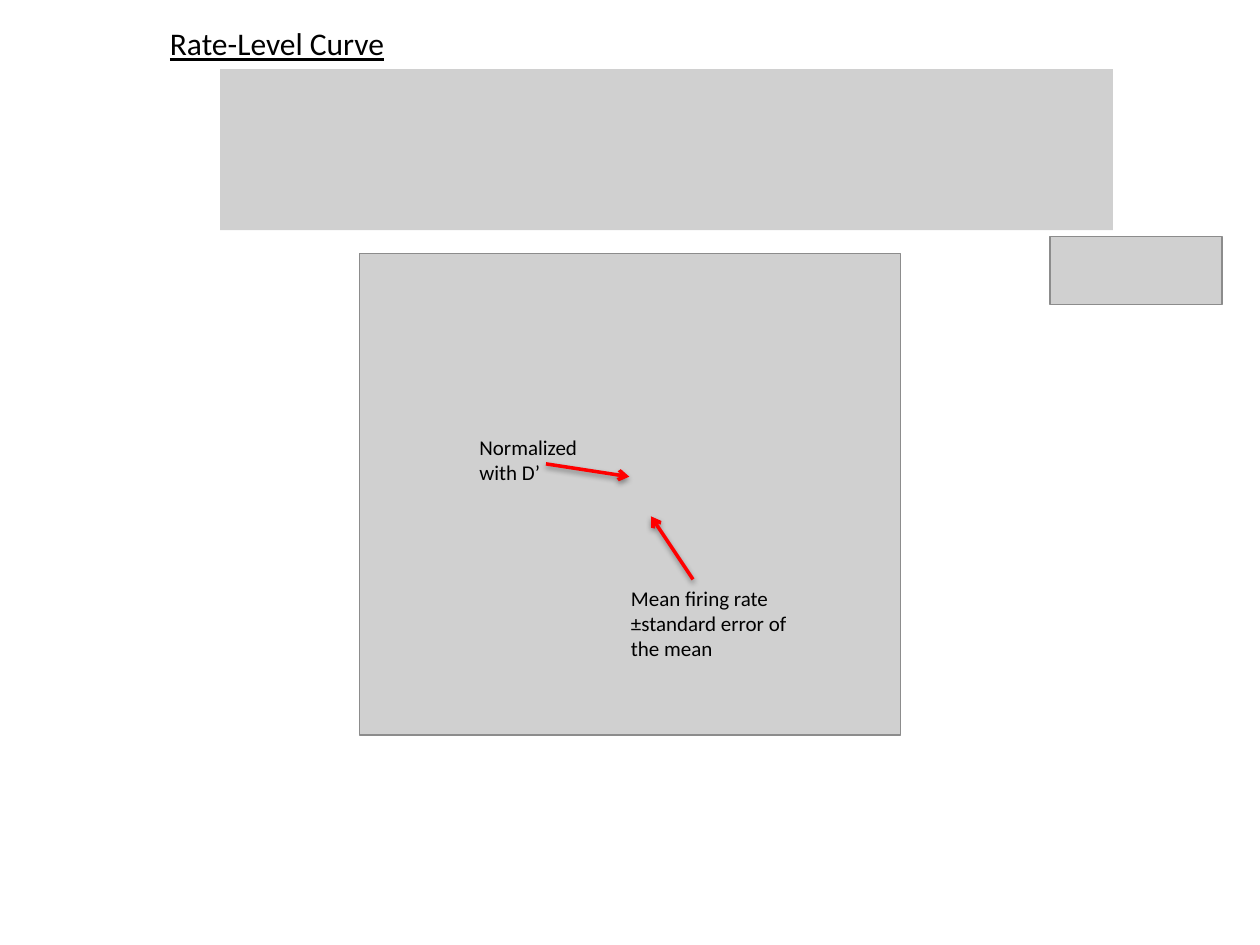
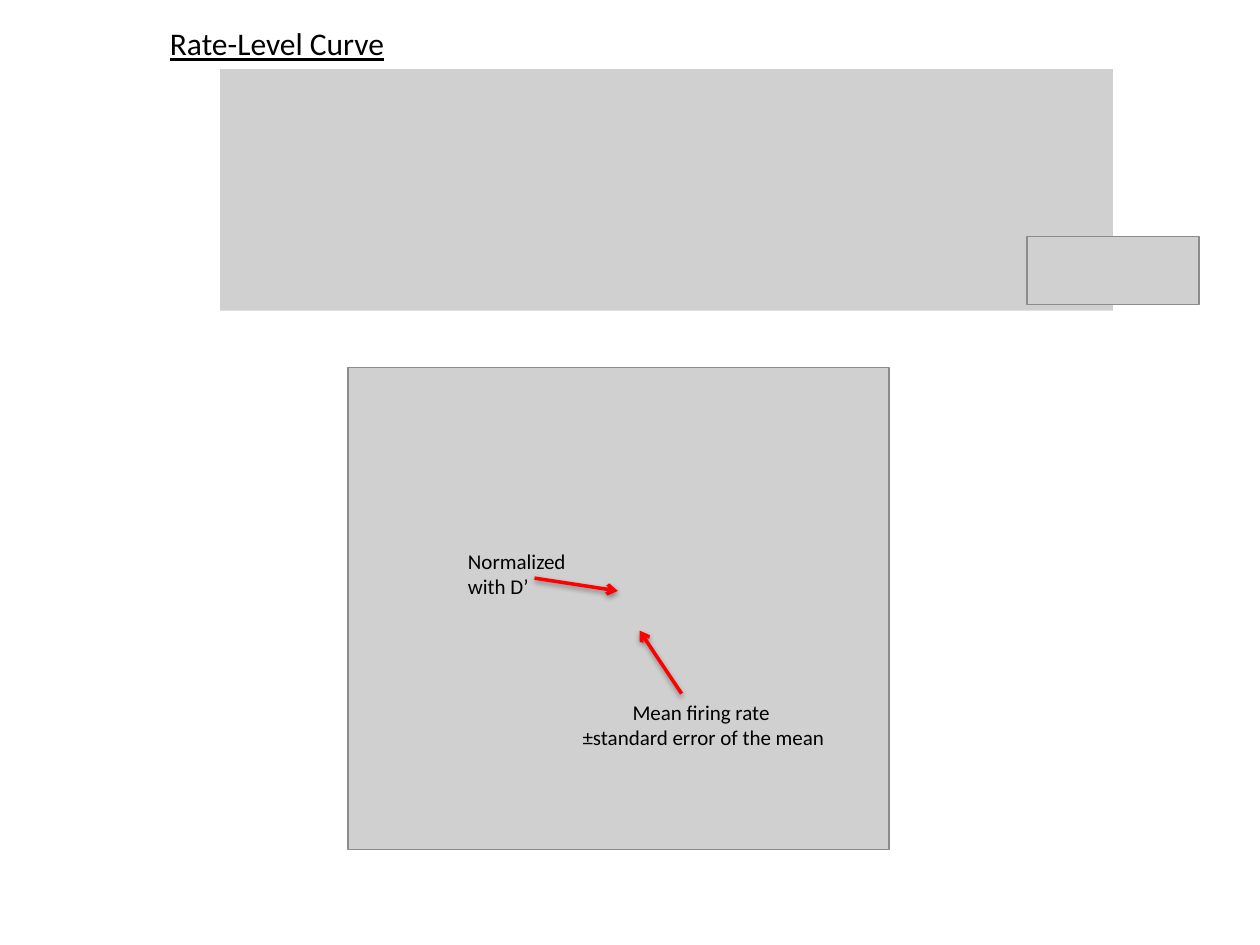
Before and after one commit to paumailo/ephys, a slide deck: slide 8 of analysis/Using_DB_FRA_Analysis.pptx. Drawn at 1260x945 pixels with LibreOffice and Linux fonts; fonts in the diff are those of the drawing; grey boxes stand for pictures. Boxes give left, top, right and bottom in pixels: in the first picture for what was removed or moved away, otherwise in the second. Text is boxed around its words. In the diff, an @@ line names an element or a change of style, - is before the commit and + after.

```diff
--- a/analysis/Using_DB_FRA_Analysis.pptx
+++ b/analysis/Using_DB_FRA_Analysis.pptx
@@ picture: place and size @@
-picture at bbox=[220, 69, 1114, 231]
+picture at bbox=[220, 69, 1114, 311]
@@ picture: place and size @@
-picture at bbox=[1050, 237, 1221, 305]
+picture at bbox=[1027, 237, 1198, 305]
@@ 2 arrows, 1 picture, 1 text: place and size @@
-2 arrows, 1 picture, 1 text at bbox=[359, 253, 900, 735]
+2 arrows, 1 picture, 1 text at bbox=[348, 368, 888, 849]
@@ text at bbox=[583, 705, 824, 745]: text changed @@
-Mean firing rate ±standard error of the mean
+Mean firing rate
+±standard error of the mean
```
Also in this commit, not shown: 2 other slides changed, 1 other file.
